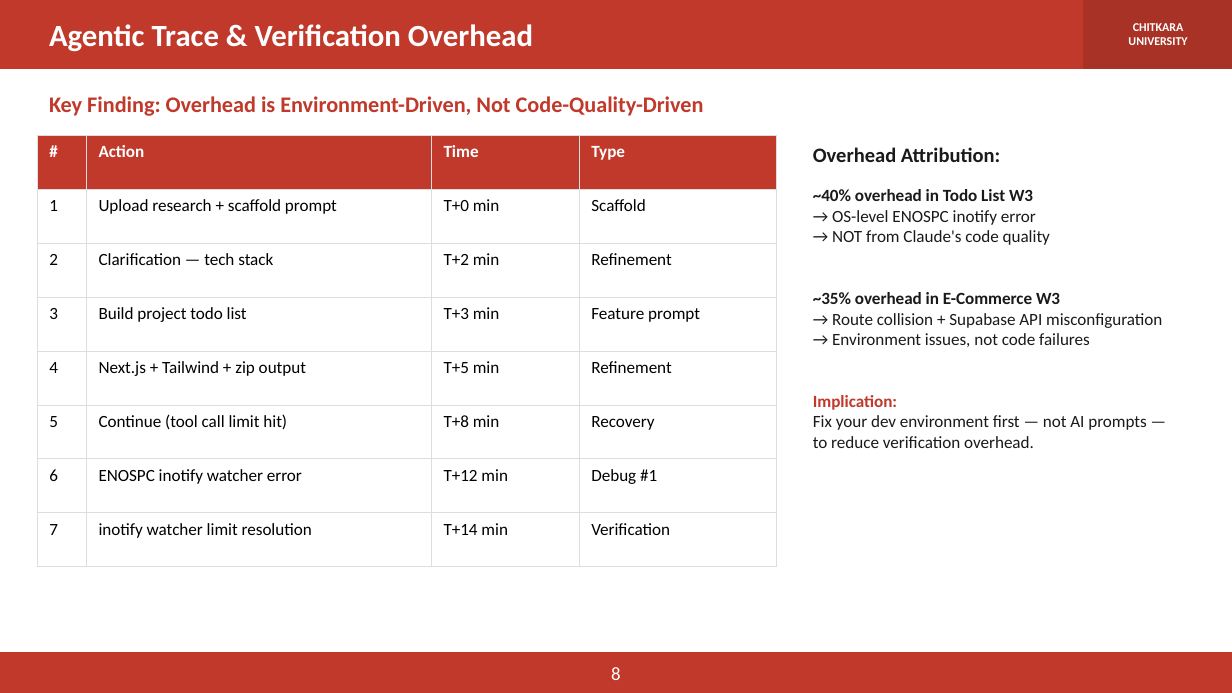
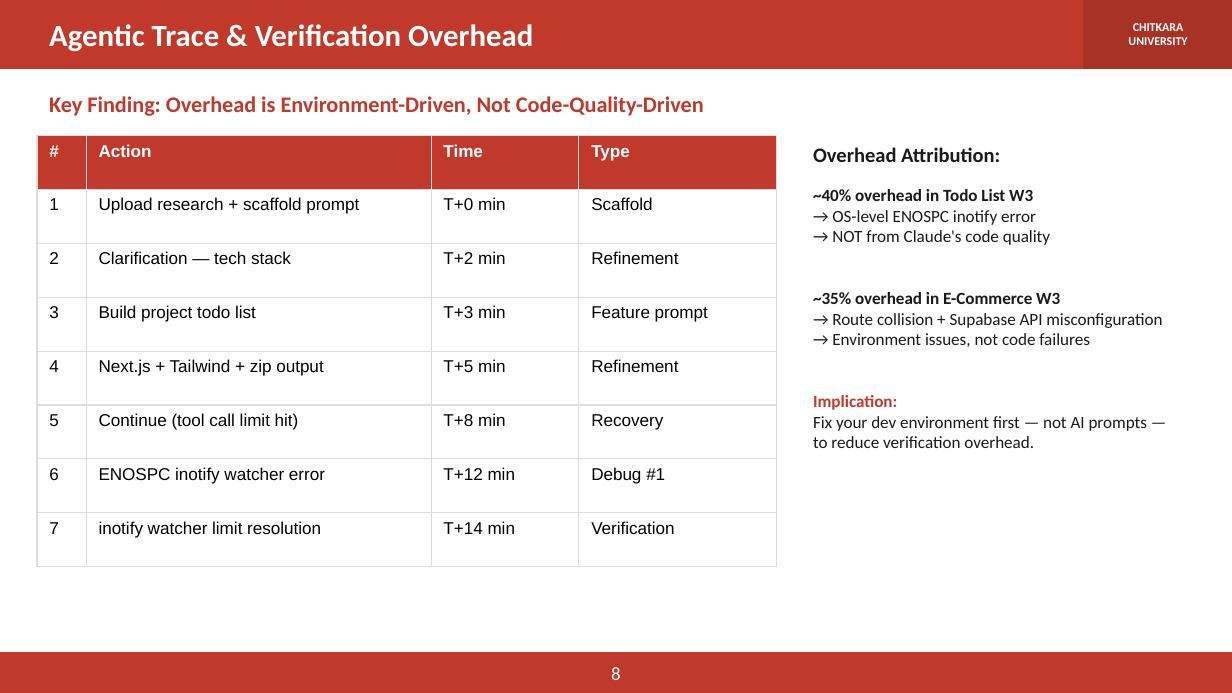
Before and after one commit to cdHarshita/AI-Native-Development-Platforms-and-Traditional-IDEs-2210991642-, a slide deck: slide 8 of ReportAndPPT/AI_Native_Development_Research.pptx. Drawn at 1232x693 pixels with LibreOffice and Linux fonts; fonts in the diff are those of the drawing. Boxes give left, top, right and bottom in pixels: in the first picture for what was removed or moved away, otherwise in the second. Text is boxed around its words. In the diff, an @@ line names an element or a change of style, - is before the commit and + after.

```diff
--- a/ReportAndPPT/AI_Native_Development_Research.pptx
+++ b/ReportAndPPT/AI_Native_Development_Research.pptx
@@ table at (x1=37, y1=136, x2=776, y2=542) @@
@@ font Calibri to Arial @@
@@ borders changed @@
```
Also in this commit, not shown: 4 other slides changed, 4 other files.
